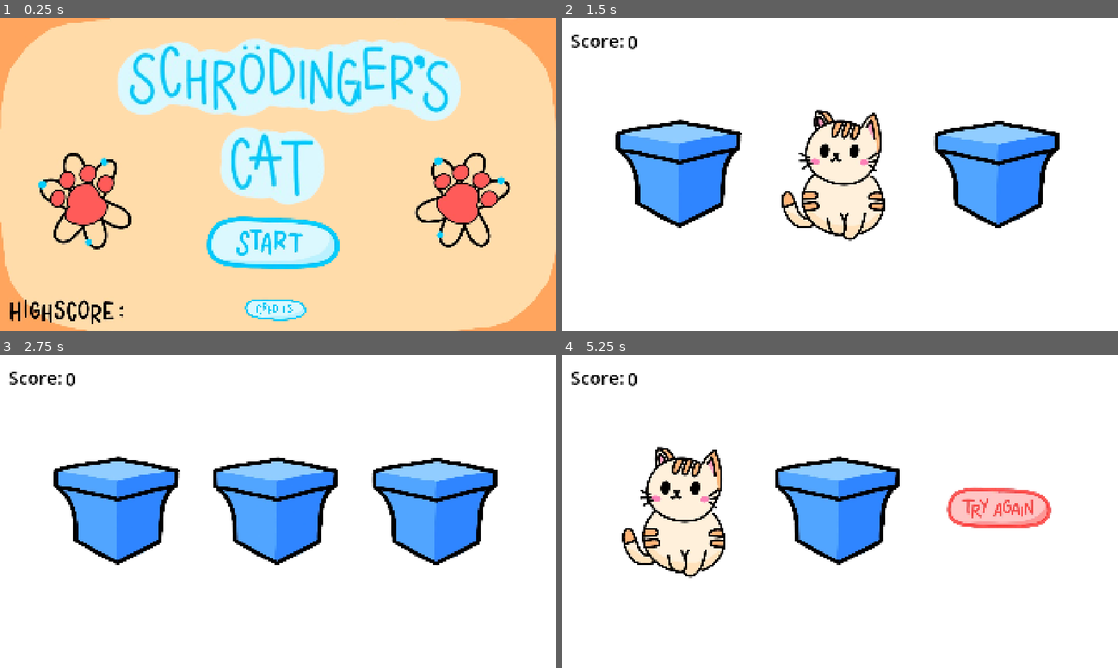
Above: before the commit, frames 1-4 (two rows, left to right).
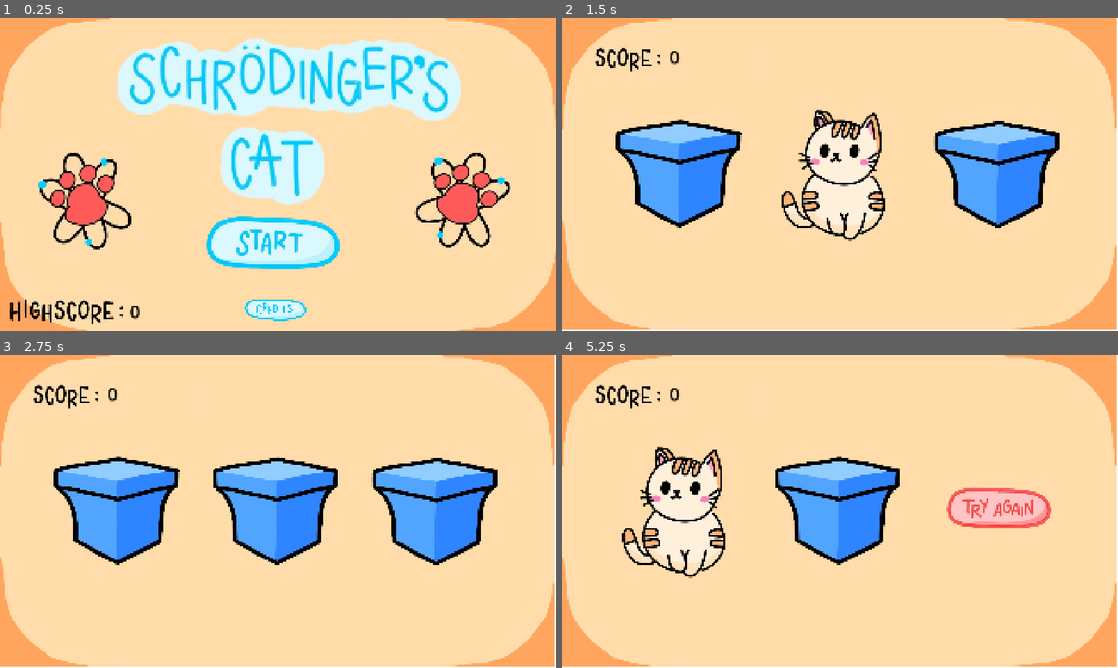
Above: after the commit, the same moments.

Repository: augustgrantham/gamejam2026
Game: Godot game, scene res://scenes/mainmenu.tscn
The game is run twice, just before and just after one commit, with the same random seed, the same clock (stepped at 60 frames per second) and the same inputs.
Inputs (mouse positions are in pixels of both pictures, inside the frame that each line leads up to):
- Up to frame 1 (0.25 s): no input
- Up to frame 2 (1.5 s): click (840, 224) at 0.5 s; tap Enter at 1.25 s; move the mouse to (678, 171) at 1.27 s; click (678, 171) at 1.42 s
- Up to frame 3 (2.75 s): tap Space at 2 s; move the mouse to (278, 508) at 2.02 s; click (278, 508) at 2.17 s
- Up to frame 4 (5.25 s): tap Enter at 2.75 s; move the mouse to (995, 508) at 2.77 s; click (995, 508) at 2.92 s; move the mouse to (812, 574) at 3.52 s; click (812, 574) at 3.67 s; move the mouse to (1006, 558) at 4.27 s; click (1006, 558) at 4.42 s; tap Space at 5 s; move the mouse to (673, 464) at 5.02 s; click (673, 464) at 5.17 s

The runs differ from the first frame. In frame 1, less than 0.1% of the frame differs, in the area x 23-26%, y 92-97%; in frame 2, 83%; in frame 3, 83%; in frame 4, 87%, in the area x 0-100%, y 0-100%.

Commit message:
Add highscore and background to main game

Diff:
--- a/where's-schrodinger's-cat-/scenes/game.tscn
+++ b/where's-schrodinger's-cat-/scenes/game.tscn
@@ -2,6 +2,7 @@
 
 [ext_resource type="Script" uid="uid://b6me3uidsimna" path="res://scripts/game.gd" id="1_80nbo"]
 [ext_resource type="PackedScene" uid="uid://ckyqmofd2gq6h" path="res://scenes/box.tscn" id="2_e2o6t"]
+[ext_resource type="Texture2D" uid="uid://x1pde278o5q7" path="res://assets/new assets/background-gameplay.jpg" id="2_lnu2h"]
 
 [sub_resource type="LabelSettings" id="LabelSettings_e2o6t"]
 font_size = 63
@@ -14,37 +15,37 @@
 layer = 3
 follow_viewport_enabled = true
 
-[node name="scoreText" type="Label" parent="CanvasLayer" unique_id=2034230578]
-z_index = 2
-offset_left = -930.0
-offset_top = -506.0
-offset_right = -871.0
-offset_bottom = -447.0
-text = "Score:
-"
-label_settings = SubResource("LabelSettings_e2o6t")
-horizontal_alignment = 1
+[node name="TextureRect" type="TextureRect" parent="CanvasLayer" unique_id=2134670554]
+z_index = -2
+offset_left = -958.0
+offset_top = -540.0
+offset_right = 450.0
+offset_bottom = 252.0
+scale = Vector2(1.3599457, 1.3599457)
+texture = ExtResource("2_lnu2h")
 
 [node name="scoreLabel" type="Label" parent="CanvasLayer" unique_id=1779332654]
 z_index = 2
-offset_left = -734.0
-offset_top = -501.0
-offset_right = -549.0
-offset_bottom = -324.0
+offset_left = -589.0
+offset_top = -450.0
+offset_right = -404.0
+offset_bottom = -273.0
 text = "0
 "
 label_settings = SubResource("LabelSettings_e2o6t")
 
+[node name="box1" parent="CanvasLayer" unique_id=1222013045 instance=ExtResource("2_e2o6t")]
+z_as_relative = false
+position = Vector2(-550, -1)
+
+[node name="box2" parent="CanvasLayer" unique_id=405739190 instance=ExtResource("2_e2o6t")]
+
+[node name="box3" parent="CanvasLayer" unique_id=184713389 instance=ExtResource("2_e2o6t")]
+position = Vector2(550.0001, 2)
+scale = Vector2(1.0000001, 1.0000001)
+
 [node name="Camera2D" type="Camera2D" parent="." unique_id=1734760689]
 
-[node name="box1" parent="." unique_id=1222013045 instance=ExtResource("2_e2o6t")]
-position = Vector2(-550, -1)
-
-[node name="box2" parent="." unique_id=405739190 instance=ExtResource("2_e2o6t")]
-
-[node name="box3" parent="." unique_id=184713389 instance=ExtResource("2_e2o6t")]
-position = Vector2(550, 2)
-
-[connection signal="box_clicked" from="box1" to="." method="_on_box_1_box_clicked"]
-[connection signal="box_clicked" from="box2" to="." method="_on_box_2_box_clicked"]
-[connection signal="box_clicked" from="box3" to="." method="_on_box_3_box_clicked"]
+[connection signal="box_clicked" from="CanvasLayer/box1" to="." method="_on_box_1_box_clicked"]
+[connection signal="box_clicked" from="CanvasLayer/box2" to="." method="_on_box_2_box_clicked"]
+[connection signal="box_clicked" from="CanvasLayer/box3" to="." method="_on_box_3_box_clicked"]
--- a/where's-schrodinger's-cat-/scenes/mainmenu.tscn
+++ b/where's-schrodinger's-cat-/scenes/mainmenu.tscn
@@ -2,10 +2,14 @@
 
 [ext_resource type="Script" uid="uid://ciu113royav1c" path="res://scripts/mainmenu.gd" id="1_cmhrf"]
 [ext_resource type="Texture2D" uid="uid://bkc7oss8qkd70" path="res://assets/new assets/start-button.png" id="2_r3g3c"]
-[ext_resource type="Texture2D" uid="uid://cglgt5g6kg4h6" path="res://assets/new assets/background-main-menu.jpg" id="2_s5g8n"]
+[ext_resource type="Texture2D" uid="uid://biyxjk8ok7u47" path="res://assets/new assets/background-main-menu.jpg" id="2_s5g8n"]
 [ext_resource type="Texture2D" uid="uid://b5kip5cboprcq" path="res://assets/new assets/credits-button.png" id="3_3vvtq"]
 [ext_resource type="Texture2D" uid="uid://ddbfqxkxkew0r" path="res://assets/new assets/title-new.png" id="3_7yvfd"]
 [ext_resource type="AudioStream" uid="uid://dwcbktsrawh2x" path="res://sounds/531851__tissman__menu-click-2.ogg" id="3_wgsso"]
+
+[sub_resource type="LabelSettings" id="LabelSettings_7yvfd"]
+font_size = 64
+font_color = Color(0, 0, 0, 1)
 
 [node name="menuNode" type="Control" unique_id=653461740]
 layout_mode = 3
@@ -86,5 +90,14 @@
 [node name="sfxStream" type="AudioStreamPlayer2D" parent="." unique_id=1370590478]
 bus = &"Sound effects"
 
+[node name="highscoreLabel" type="Label" parent="." unique_id=727269756]
+layout_mode = 0
+offset_left = 448.0
+offset_top = 968.0
+offset_right = 488.0
+offset_bottom = 1056.0
+text = "0"
+label_settings = SubResource("LabelSettings_7yvfd")
+
 [connection signal="pressed" from="CenterContainer/Button" to="." method="_on_start_pressed"]
 [connection signal="pressed" from="Settings/Button" to="." method="_on_credits_pressed"]
--- a/where's-schrodinger's-cat-/scripts/MusicPlayer.gd
+++ b/where's-schrodinger's-cat-/scripts/MusicPlayer.gd
@@ -1,6 +1,7 @@
 extends Node
 
 #sound file import
+var highscore = 0
 var game_music = preload("res://sounds/845635__wellsdesirae__upbeat-percussion-loop.wav")
 var menu_music = preload("res://sounds/23559__djduppy__duppyelectro02_120bpm.wav")
 var box_opening_sfx = preload("res://sounds/zapsplat_foley_pouch_velcro_rip_013_97211.mp3")
@@ -9,6 +10,11 @@
 @onready var musicPlayer = $MusicController
 @onready var SFXPlayer = $SFXController
 @onready var swooshPlayer = $swooshController
+
+func get_highscore():
+	return highscore
+func set_highscore(score):
+	highscore = score
 func play_menu():
 
 	if musicPlayer.stream == menu_music:
--- a/where's-schrodinger's-cat-/scripts/game.gd
+++ b/where's-schrodinger's-cat-/scripts/game.gd
@@ -7,11 +7,10 @@
 var column_positions = [-550, 0, 550]
 var round = 1
 var duration = 0.8
-
 @onready var scoreLabel = $CanvasLayer/scoreLabel
-@onready var box1 = $'box1'
-@onready var box2 = $'box2'
-@onready var box3 = $'box3'
+@onready var box1 = $CanvasLayer/box1
+@onready var box2 = $CanvasLayer/box2
+@onready var box3 = $CanvasLayer/box3
 @onready var boxes = [box1,box2,box3]
 # Called when the node enters the scene tree for the first time.
 func _ready() -> void:
@@ -72,7 +71,8 @@
 			game_box.empty_box_animation()
 			winning_box_node.cat_hehe()
 			boxSelected = true
-
+			if(points > AudioController.get_highscore()):
+				AudioController.set_highscore(points)
 			await get_tree().create_timer(2.0).timeout
 			print("you lost dummy")
 			get_tree().change_scene_to_file("res://scenes/mainmenu.tscn")
--- a/where's-schrodinger's-cat-/scripts/mainmenu.gd
+++ b/where's-schrodinger's-cat-/scripts/mainmenu.gd
@@ -1,7 +1,9 @@
 extends Control
 @onready var click_sound = $sfxStream
+@onready var highscoreLabel = $highscoreLabel
 func _ready():
 	AudioController.play_menu()
+	highscoreLabel.text = str(AudioController.get_highscore())
 # This handles the Start Button
 func _on_start_pressed():
 	click_sound.play()
